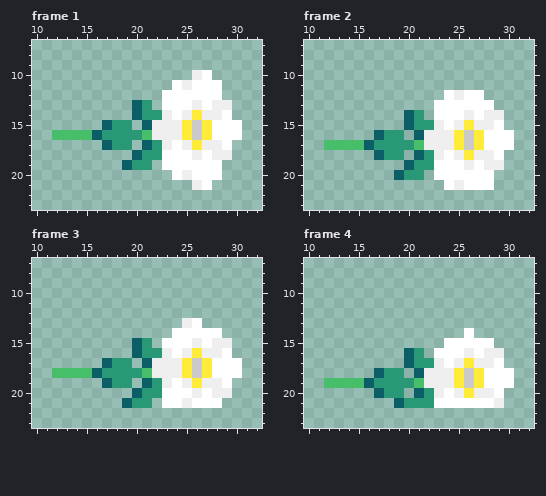
Pixel-art file: assets/Flowers/Zinnia/zinnia_cut_decay.ase. Above is the file before it was changed.
40x32 pixels, 11 frames. Shown: frame 1: x 10..32, y 7..23; frame 2: x 10..32, y 7..23; frame 3: x 10..32, y 7..23; frame 4: x 10..32, y 7..23. The commit also changed other frames, which this record leaves out.
Once edited:
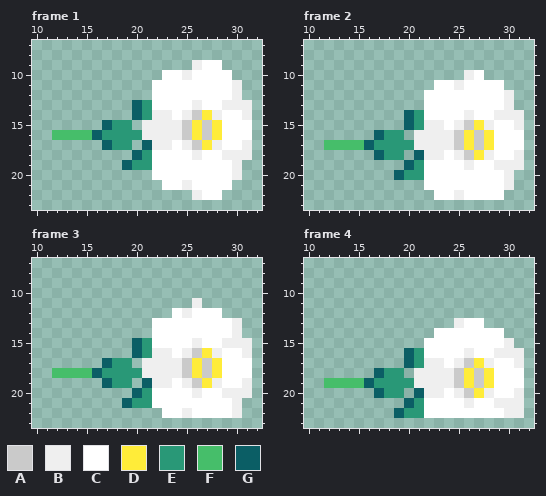
Palette (. is transparent): A #cacaca  B #efefef  C #ffffff  D #ffec39  E #299877  F #46be6a  G #0b5e65
The exact change:
--- frame 1, layer "Petals"
@@ x 19..32 @@
  8 ..............
- 9 ..............
-10 .......BC.....
-11 .....CBCCC....
-12 ....CCCCCC....
-13 .GE.CCCBCBB...
-14 .GEEBCBDBBC...
-15 E.GBBBDADCCC..
-16 EEFBBBDADCCC..
-17 E.GEBCBDBBC...
-18 .GEECCCBCBB...
-19 GEE.CCCCCC....
-20 .....CBCCC....
-21 .......BC.....
-22 ..............
+ 9 .......BCC....
+10 ....CCBCCCC...
+11 ...CCCCCCCCB..
+12 ...CCCCCCCCB..
+13 .GECCCCBCCBBB.
+14 .GEBBCBADBCCB.
+15 E.BBBBADADCCC.
+16 EEBBBBADADCCC.
+17 E.GBBCBADBCCB.
+18 .GECCCCBCCBBB.
+19 GEECCCCCCCCB..
+20 ...CCCCCCCCB..
+21 ....CCBCCCC...
+22 .......BCC....
 23 ..............
--- frame 2, layer "Petals"
@@ x 19..32 @@
  9 ..............
-10 ..............
-11 ..............
-12 .....CBCC.....
-13 ....CCCCCC....
-14 .GE.CCCBCBB...
-15 .GEEBCBDBBC...
-16 E.GBBBDADCCC..
-17 EEFBBBDADCCC..
-18 E.GEBCBDBBC...
-19 .GEECCCBCBB...
-20 GEE.CCCCCC....
-21 .....CBCCC....
-22 ..............
+10 .......BC.....
+11 ....CCBCCCC...
+12 ...CCCCCCCCB..
+13 ...CCCCCCCCB..
+14 .GECCCCBCCBBB.
+15 .GEBBCBADBCCB.
+16 E.BBBBADADCCC.
+17 EEBBBBADADCCC.
+18 E.GBBCBADBCCB.
+19 .GECCCCBCCBBB.
+20 GEECCCCCCCCB..
+21 ...CCCCCCCCB..
+22 ....CCBCCCC...
 23 ..............
--- frame 3, layer "Petals"
@@ x 19..32 @@
 10 ..............
-11 ..............
-12 ..............
-13 ......BC......
-14 .....CCCCC....
-15 .GE.CCCBCBB...
-16 .GEEBCBDBBC...
-17 E.GBBBDADCCC..
-18 EEFBBBDADCCC..
-19 E.GEBCBDBBC...
-20 .GEECCCBCBB...
-21 GEE.CCBCCC....
-22 ..............
+11 .......B......
+12 .....CBCCC....
+13 ...CCCCCCCCB..
+14 ...CCCCCCCCB..
+15 .GECCCCBCCBBB.
+16 .GEBBCBADBCCB.
+17 E.BBBBADADCCC.
+18 EEBBBBADADCCC.
+19 E.GBBCBADBCCB.
+20 .GECCCCBCCBBB.
+21 GEECCCCCCCCB..
+22 ....CCBCCCCB..
 23 ..............
--- frame 4, layers "Petals", "Flower"
@@ x 17..32 @@
 12 ................
-13 ................
-14 .........C......
-15 .......CCCCC....
-16 ...GE.CCCBCBB...
-17 ...GEEBCBDBBC...
-18 GEE.GBBBDADCCC..
-19 EEEEFBBBDADCCC..
-20 GEE.GEBCBDBBC...
-21 ..GEEECCCCCCB...
-22 ................
+13 ........BCC.....
+14 ......CCCCCCC...
+15 .....CCCCCCCCB..
+16 ...GECCCCBCCBBB.
+17 ...GEBBCBADBCCB.
+18 GEE.BBBBADADCCC.
+19 EEEEBBBBADADCCC.
+20 GEE.GBBCBADBCCB.
+21 ...GECCCCBCCBBB.
+22 ..GEECCCCCCCCBB.
 23 ................
Boxes around the changes in both pictures, in picture pixels (x1, y1, x2, y2):
changed: (142, 60, 252, 200)
changed: (414, 70, 524, 200)
changed: (142, 298, 252, 418)
changed: (394, 318, 524, 418)
